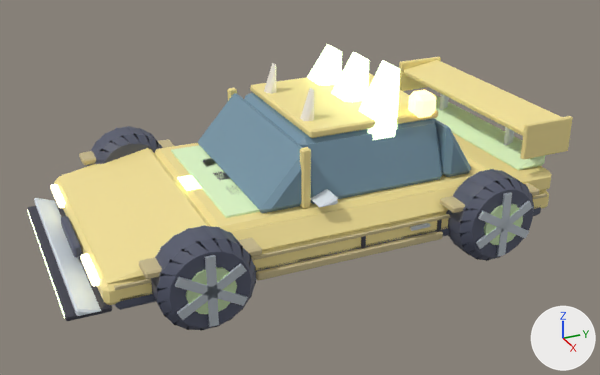
An edit to the FBX model drafts/cars/fairy_flyer/redesign/fairy_flyer.fbx, drawn before and after from the same camera.
Before and after are seen from a 50 mm lens placed at (0.0787, -0.0352, 0.0444), pointed at (0.002, -0.0007, 0.006). Arrows for +X, +Y and +Z are at lower right; the lights stay in place. The picture after the commit comes second. Where no turn or scale is listed for an object, it has been applied to the vertices.

The scene before the commit, as lines of its bpy script (objects in view):
```python
me_body = bpy.data.meshes.new('Body')
me_body.from_pydata(...)  # 270 vertices, 294 faces; spans x -0.0135..0.0135, y -0.025..0.0267, z 0.0033..0.0152
me_body.materials.append(mat_fairy_flyer_body)  # yellow #f6e398
me_metal = bpy.data.meshes.new('Metal')
me_metal.from_pydata(...)  # 232 vertices, 210 faces; spans x -0.017..0.017, y -0.0193..0.0269, z 0.0012..0.0128
me_metal.materials.append(mat_fairy_flyer_metal)  # white #dde6ed
me_trim = bpy.data.meshes.new('Trim')
me_trim.from_pydata(...)  # 120 vertices, 98 faces; spans x -0.0137..0.0137, y -0.0284..0.0275, z 0.0022..0.0082
me_trim.materials.append(mat_fairy_flyer_trim)  # dark grey #3f3f4b
me_trim2 = bpy.data.meshes.new('Trim2')
me_trim2.from_pydata(...)  # 48 vertices, 52 faces; spans x -0.0135..0.0135, y -0.0259..0.024, z 0.0027..0.005
me_trim2.materials.append(mat_fairy_flyer_trim2)  # greyish blue #55596c
ob_body = bpy.data.objects.new('Body', me_body)
ob_body.location = (0.0, 0.0, 0.0)
ob_metal = bpy.data.objects.new('Metal', me_metal)
ob_metal.location = (0.0, 0.0, 0.0)
ob_trim = bpy.data.objects.new('Trim', me_trim)
ob_trim.location = (0.0, 0.0, 0.0)
ob_trim2 = bpy.data.objects.new('Trim2', me_trim2)
ob_trim2.location = (0.0, 0.0, 0.0)
# also in view: 'Accent5' at (0.0, -0.0013, 0.0163); 'Light' at (0.0, -0.001, 0.0113); 'Accent' at (0.0, 0.0, 0.0051); 'Metal2' at (0.0, 0.0, 0.0048); 'Wheel_RL' at (0.0143, 0.016, 0.0048)
```
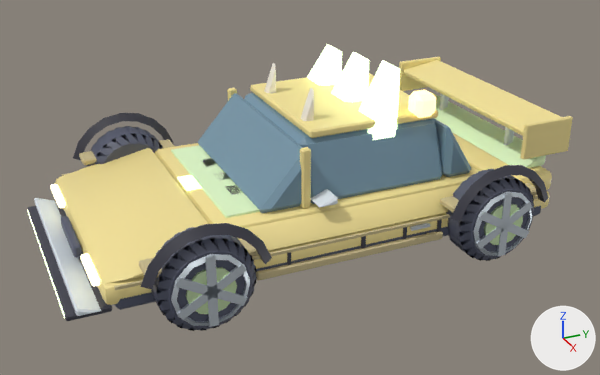
What the commit changed:
me_metal is used by ob_metal; location (0.0, 0.0, 0.0).
me_metal had 232 vertices, 210 faces and spanned x -0.017..0.017, y -0.0193..0.0269, z 0.0012..0.0128.
me_metal now has 376 vertices, 354 faces and spans x -0.017..0.017, y -0.0198..0.0269, z 0.001..0.0128.
me_metal part 1: a new loose piece of 36 vertices spanning x 0.0164..0.017, y -0.0198..-0.0122, z 0.001..0.0086, in mat_fairy_flyer_metal (white #dde6ed).
me_metal part 2: a new loose piece of 36 vertices spanning x 0.0164..0.017, y 0.0122..0.0198, z 0.001..0.0086, in mat_fairy_flyer_metal (white #dde6ed).
Other edits to the shape of me_metal do not show in these pictures.
me_trim is used by ob_trim; location (0.0, 0.0, 0.0).
me_trim had 120 vertices, 98 faces and spanned x -0.0137..0.0137, y -0.0284..0.0275, z 0.0022..0.0082.
me_trim now has 260 vertices, 218 faces and spans x -0.0165..0.0165, y -0.0284..0.0275, z 0.0022..0.0112.
me_trim part 3: a new loose piece, a box spanning x 0.01346..0.01366, y -0.00718..-0.00683, z 0.00367..0.0054, in mat_fairy_flyer_trim (dark grey #3f3f4b).
me_trim part 4: a new loose piece, a box spanning x 0.01346..0.01366, y 0.00582..0.00617, z 0.00367..0.0054, in mat_fairy_flyer_trim (dark grey #3f3f4b).
me_trim part 5: a new loose piece of 27 vertices spanning x 0.0155..0.0165, y -0.0222..-0.0098, z 0.0062..0.0112, in mat_fairy_flyer_trim (dark grey #3f3f4b).
me_trim part 6: a new loose piece of 27 vertices spanning x 0.0155..0.0165, y 0.0098..0.0222, z 0.0062..0.0112, in mat_fairy_flyer_trim (dark grey #3f3f4b).
me_trim part 7: a new loose piece of 27 vertices spanning x -0.0165..-0.0155, y -0.0222..-0.0098, z 0.0062..0.0112, in mat_fairy_flyer_trim (dark grey #3f3f4b).
Other edits to the shape of me_trim do not show in these pictures.
me_body is used by ob_body; location (0.0, 0.0, 0.0).
me_body had 270 vertices, 294 faces and spanned x -0.0135..0.0135, y -0.025..0.0267, z 0.0033..0.0152.
me_body now has 438 vertices, 441 faces and spans x -0.0135..0.0135, y -0.025..0.0267, z 0.0033..0.0152.
me_body part 8: the loose piece of 24 vertices spanning x -0.0135..0.0135, y -0.025..0.025, z 0.0033..0.0055 is rebuilt with 56 vertices and now spans x -0.0135..0.0135, y -0.025..0.025, z 0.0033..0.0055.
me_body part 9: the loose piece of 24 vertices spanning x -0.0135..0.0135, y 0.018..0.025, z 0.0055..0.008 is rebuilt with 56 vertices and now spans x -0.0135..0.0135, y 0.018..0.025, z 0.0055..0.008.
me_body part 10: the loose piece of 24 vertices spanning x -0.0115..0.0115, y -0.0135..0.018, z 0.0055..0.008 is rebuilt with 56 vertices and now spans x -0.0115..0.0115, y -0.0135..0.018, z 0.0055..0.008.
me_body part 11: the loose piece of 18 vertices spanning x 0.0115..0.0132, y -0.0135..0.018, z 0.0055..0.0076 is rebuilt with 42 vertices and now spans x 0.0115..0.0133, y -0.0135..0.018, z 0.0055..0.0076.
me_body part 12: the loose piece of 18 vertices spanning x -0.0135..0.0135, y -0.0245..-0.0135, z 0.0055..0.0078 is rebuilt with 42 vertices and now spans x -0.0135..0.0135, y -0.0246..-0.0135, z 0.0055..0.0078.
Other edits to the shape of me_body do not show in these pictures.

Pixel boxes (x1, y1, x2, y2) of what changed, in the pictures (600 x 375 px):
'Body', reshaped
    before: (54, 57, 573, 305)
    after: (55, 57, 573, 305)
'Trim', reshaped (mostly hidden before)
    before: (28, 159, 442, 321)
    after: (28, 113, 548, 321)
part 1 of me_metal, added
    after: (171, 254, 250, 326)
part 2 of me_metal, added
    after: (473, 192, 532, 256)
part 3 of me_trim, added
    after: (287, 252, 291, 265)
part 4 of me_trim, added
    after: (403, 227, 407, 239)
part 5 of me_trim, added
    after: (140, 223, 272, 289)
part 6 of me_trim, added
    after: (451, 165, 548, 221)
part 7 of me_trim, added
    after: (73, 113, 174, 160)
part 8 of me_body, rebuilt
    before: (54, 177, 549, 305)
    after: (55, 179, 550, 305)
part 9 of me_body, rebuilt
    before: (453, 133, 552, 192)
    after: (453, 133, 552, 190)
part 10 of me_body, rebuilt
    before: (155, 143, 480, 232)
    after: (156, 143, 479, 228)
part 11 of me_body, rebuilt
    before: (230, 185, 460, 252)
    after: (238, 185, 460, 251)
part 12 of me_body, rebuilt
    before: (59, 148, 210, 284)
    after: (58, 148, 208, 283)
